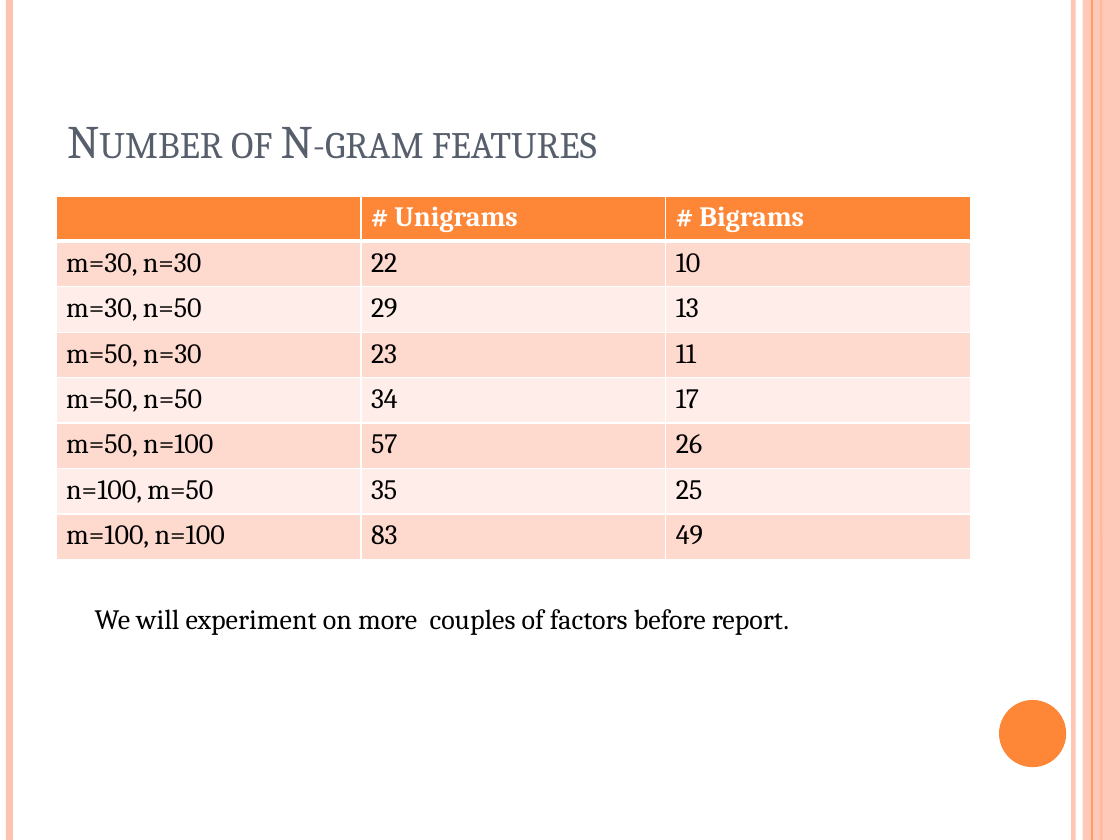
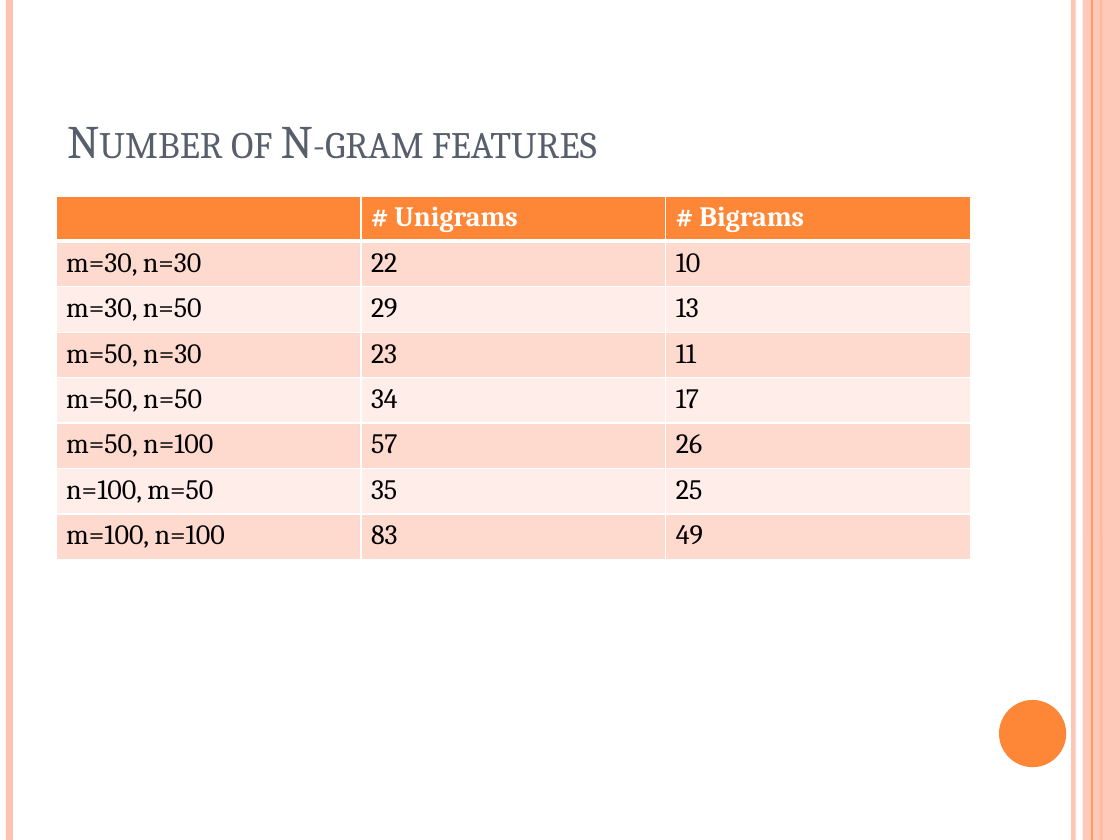
Before and after one commit to ttang10/Organization_Detection_ML, a slide deck: slide 18 of Organization Detection.pptx. Drawn at 1120x840 pixels with LibreOffice and Linux fonts; fonts in the diff are those of the drawing. Boxes give left, top, right and bottom in pixels: in the first picture for what was removed or moved away, otherwise in the second. Text is boxed around its words. In the diff, an @@ line names an element or a change of style, - is before the commit and + after.

Commit message:
updating report

```diff
--- a/Organization Detection.pptx
+++ b/Organization Detection.pptx
@@ text removed at (95,609,789,635) @@
-We will experiment on more couples of factors before report.
```
Also in this commit, not shown: 2 other slides changed, 8 other files.
